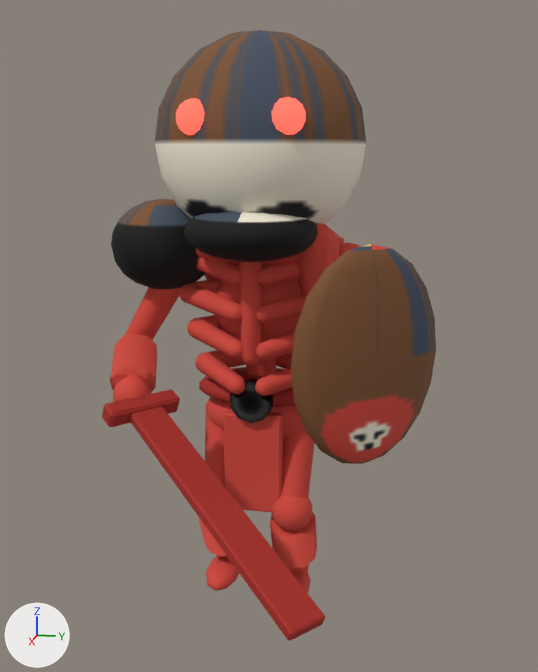
A saved change to the glTF model diablo-clone/game3d/models/skeleton_6b17dfe2.glb.
Both versions are drawn from a camera (50 mm lens) standing at (2.308, 0.487, 1.444) and looking at (0.245, 0.075, 0.929). Lighting does not change. The marker at lower left points along +X, +Y and +Z. The older version comes first. Vertices at exactly the same position are counted once.

Names of what the first picture shows: 'skeleton_6b17dfe2_mesh'.
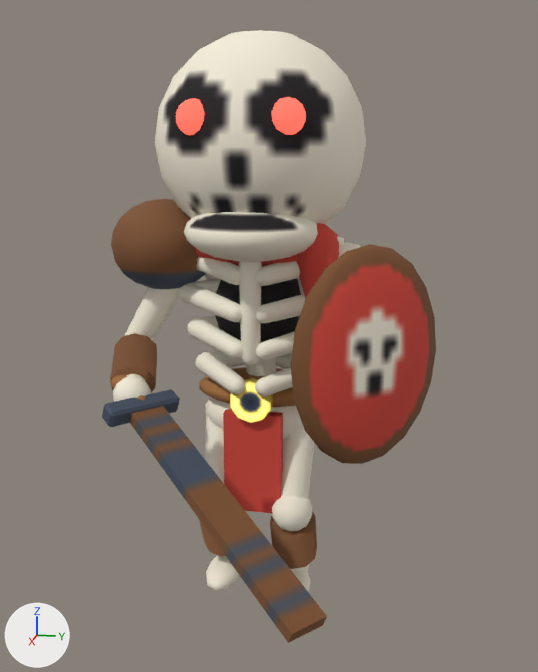
Location of each change, [x1, y1, x2, y2] in pixels of the pictures (538 x 672 px; the box of a moved part takes in the faces that stretch with it):
'skeleton_6b17dfe2_mesh', reshaped
    before: [102, 30, 436, 641]
    after: [102, 30, 436, 643]
part 1 of me_p, moved or reshaped
    before: [196, 317, 283, 512]
    after: [196, 317, 283, 513]
part 2 of me_p, built on
    before: [130, 406, 325, 641]
    after: [129, 406, 327, 643]
part 3 of me_p, surface changed
    both: [102, 30, 436, 591]

What changed in the scene script:
```text
Change me_p:
    used by ob_skeleton_6b17dfe2_mesh; location = (0.0, 0.0, 0.0)
    remove me_p.from_pydata(...)  # 3720 vertices, 7208 faces; spans x -0.32..0.84, y -0.49..0.55, z -0.01..1.8
    add me_p.from_pydata(...)  # 3688 vertices, 7144 faces; spans x -0.32..0.85, y -0.49..0.55, z -0.01..1.8
    me_p part 1
    18 vertices are removed from x 0.11..0.15, y -0.09..0.09, z 0.32..0.65
    106 faces are deleted
    16 vertices move within x 0.04..0.17, y -0.2..0.24, z 0.75..0.96
    2 vertices are added at (0.15, -0.09, 0.65), (0.15, 0.09, 0.65)
    74 new faces join them, mat_matte (picture img_skeleton_6b17dfe2_paint)
    me_p part 2
    20 vertices are removed from x 0.27..0.84, y -0.33..0.31, z 0.36..0.71
    52 faces are deleted
    4 vertices move within x 0.28..0.36, y -0.32..-0.25, z 0.69..0.71
    4 vertices are added at (0.35, -0.33, 0.68), (0.27, -0.26, 0.68), (0.77, 0.32, 0.39), (0.85, 0.25, 0.39)
    20 new faces join them, mat_matte (picture img_skeleton_6b17dfe2_paint)
    me_p part 3: 7068 kept faces spanning x -0.32..0.47, y -0.49..0.55, z -0.01..1.8 get new texture (UV) coordinates
```
